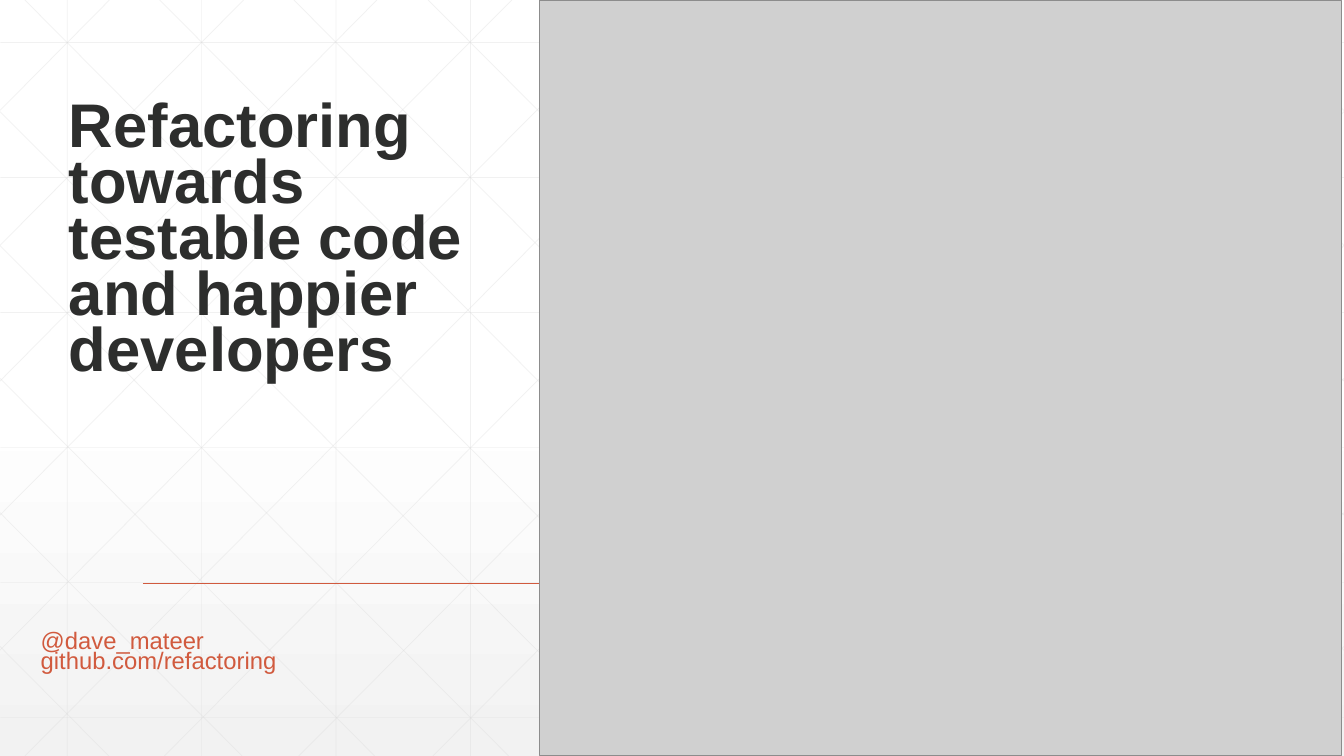
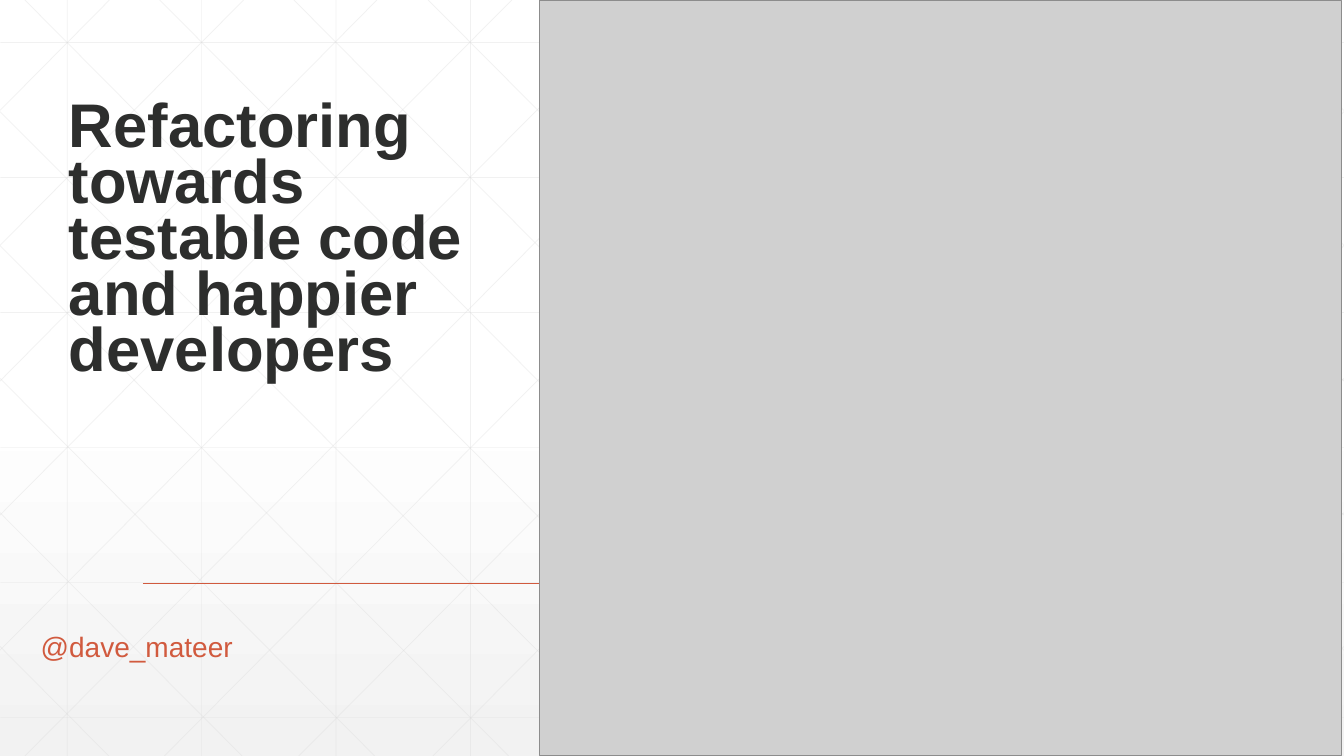
Before and after one commit to djhmateer/Refactoring, a slide deck: slide 1 of Presentation1.pptx. Drawn at 1344x756 pixels with LibreOffice and Linux fonts; fonts in the diff are those of the drawing; grey boxes stand for pictures. Boxes give left, top, right and bottom in pixels: in the first picture for what was removed or moved away, otherwise in the second. Text is boxed around its words. In the diff, an @@ line names an element or a change of style, - is before the commit and + after.

Commit message:
ppt

```diff
--- a/Presentation1.pptx
+++ b/Presentation1.pptx
@@ subtitle "@dave_mateer" at [41, 636, 233, 663]: size 17 to 20 pt; line spacing 0.7 to 0.9 @@
@@ subtitle at [41, 650, 277, 674]: paragraph removed @@
-github.com/refactoring
```
Also in this commit, not shown: 1 other slide changed, 1 other file.
